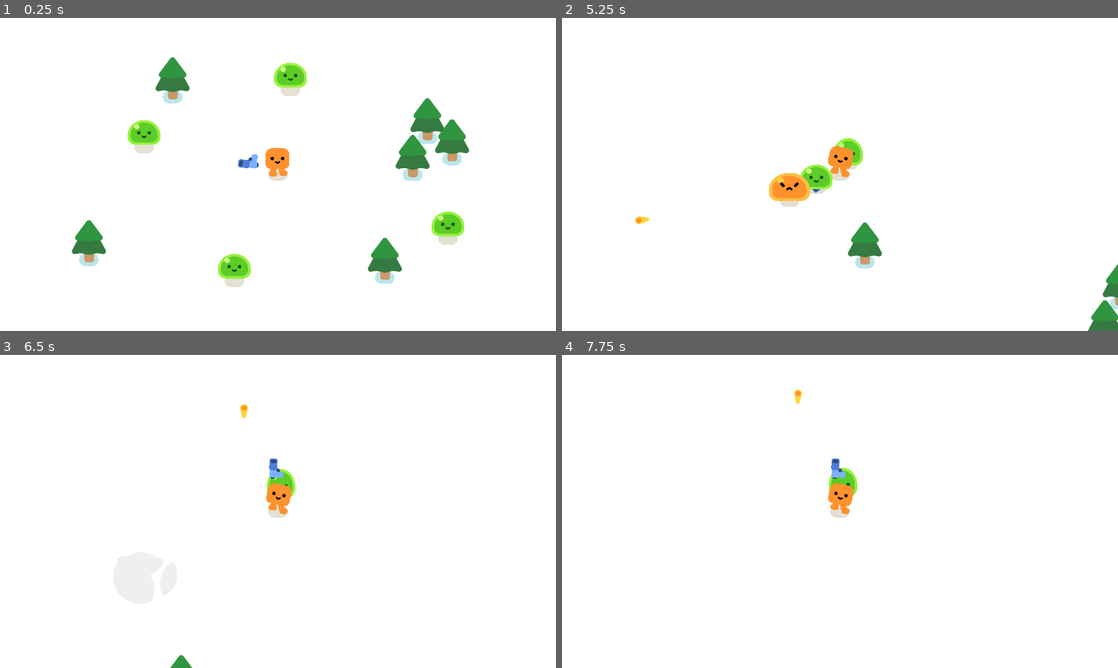
Above: before the commit, frames 1-4 (two rows, left to right).
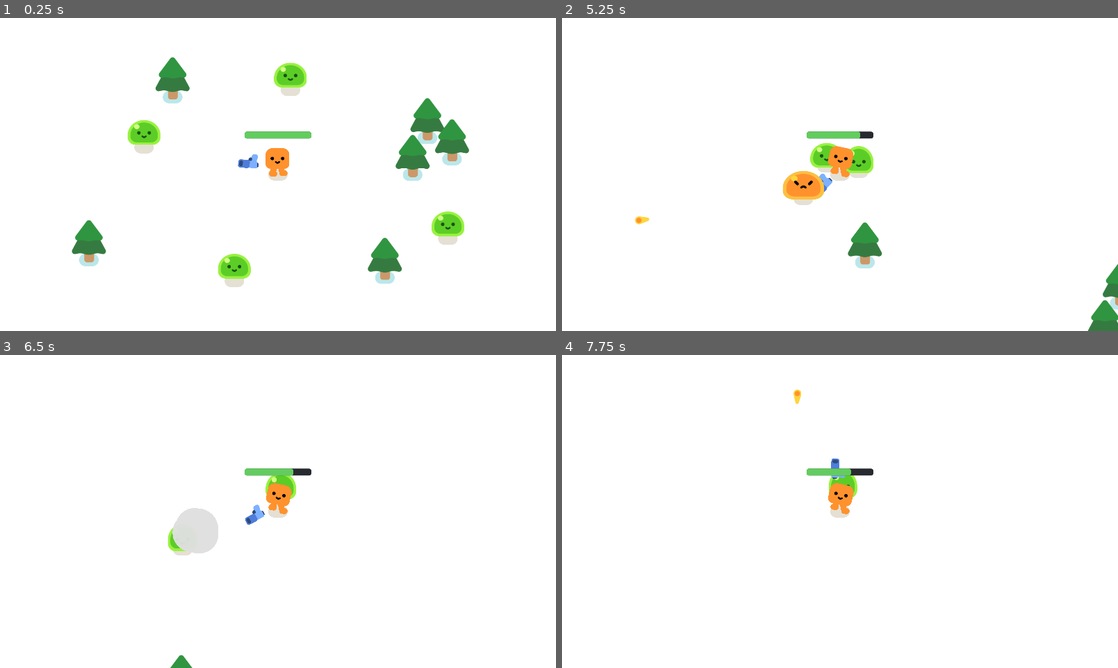
Above: after the commit, the same moments.

Repository: larouxn/godot-vampires
Game: Godot game, scene res://godot_vampires.tscn
The game is run twice, just before and just after one commit, with the same random seed, the same clock (stepped at 60 frames per second) and the same inputs.
Inputs:
- Up to frame 1 (0.25 s): no input
- Up to frame 2 (5.25 s): hold W (move_up) 0.53-2.03 s; hold A (move_left) 2.03-3.53 s; hold S (move_down) 3.53-4.28 s; hold D (move_right) 4.28-5.03 s; hold W (move_up) from 5.03 s (still down)
- Up to frame 3 (6.5 s): release W (move_up) at 5.78 s; hold D (move_right) from 5.78 s (still down)
- Up to frame 4 (7.75 s): keep holding D (move_right)

The runs differ from the first frame. In frame 1, 0.3% of the frame differs, in the area x 44-56%, y 36-39%; in frame 2, 1.8%, in the area x 13-56%, y 36-64%; in frame 3, 1.7%; in frame 4, 0.4%.

Commit message:
Set up player health

Diff:
--- a/player.gd
+++ b/player.gd
@@ -1,6 +1,10 @@
 extends CharacterBody2D
 
-func _physics_process(_delta):
+signal health_depleted
+
+var health = 100.0
+
+func _physics_process(delta):
 	var direction = Input.get_vector("move_left", "move_right", "move_up", "move_down")
 	velocity = direction * 600.0
 	move_and_slide()
@@ -9,3 +13,11 @@
 		%HappyBoo.play_walk_animation()
 	else:
 		%HappyBoo.play_idle_animation()
+
+	const DAMAGE_RATE = 5.0
+	var overlapping_mobs = %HurtBox.get_overlapping_bodies()
+	if overlapping_mobs.size() > 0:
+		health -= DAMAGE_RATE * overlapping_mobs.size() * delta
+		%ProgressBar.value = health
+		if health <= 0.0:
+			health_depleted.emit()
--- a/player.tscn
+++ b/player.tscn
@@ -6,6 +6,23 @@
 
 [sub_resource type="CircleShape2D" id="CircleShape2D_46wc6"]
 radius = 31.0
+
+[sub_resource type="CircleShape2D" id="CircleShape2D_2gbrc"]
+radius = 40.1995
+
+[sub_resource type="StyleBoxFlat" id="StyleBoxFlat_ycgpu"]
+bg_color = Color(0.152941, 0.168627, 0.188235, 1)
+corner_radius_top_left = 8
+corner_radius_top_right = 8
+corner_radius_bottom_right = 8
+corner_radius_bottom_left = 8
+
+[sub_resource type="StyleBoxFlat" id="StyleBoxFlat_3p8al"]
+bg_color = Color(0.388235, 0.8, 0.372549, 1)
+corner_radius_top_left = 8
+corner_radius_top_right = 8
+corner_radius_bottom_right = 8
+corner_radius_bottom_left = 8
 
 [node name="Player" type="CharacterBody2D"]
 script = ExtResource("1_tff8f")
@@ -20,3 +37,23 @@
 
 [node name="Gun" parent="." instance=ExtResource("3_nh8um")]
 position = Vector2(0, -46)
+
+[node name="HurtBox" type="Area2D" parent="."]
+unique_name_in_owner = true
+collision_layer = 0
+collision_mask = 2
+
+[node name="CollisionShape2D" type="CollisionShape2D" parent="HurtBox"]
+shape = SubResource("CircleShape2D_2gbrc")
+debug_color = Color(0.765208, 0.407864, 0.502302, 0.42)
+
+[node name="ProgressBar" type="ProgressBar" parent="."]
+unique_name_in_owner = true
+offset_left = -115.0
+offset_top = -148.0
+offset_right = 115.0
+offset_bottom = -124.0
+theme_override_styles/background = SubResource("StyleBoxFlat_ycgpu")
+theme_override_styles/fill = SubResource("StyleBoxFlat_3p8al")
+value = 100.0
+show_percentage = false
Not shown: 1 places in player.tscn that only renumber resources
